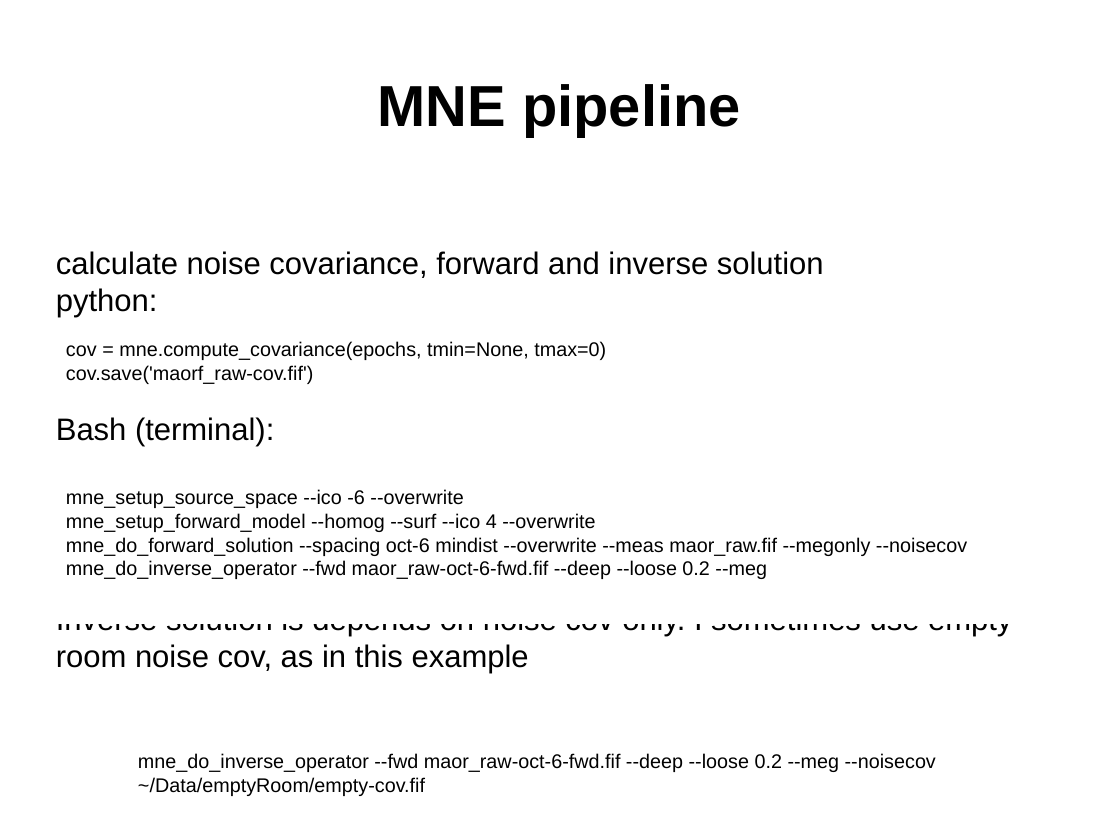
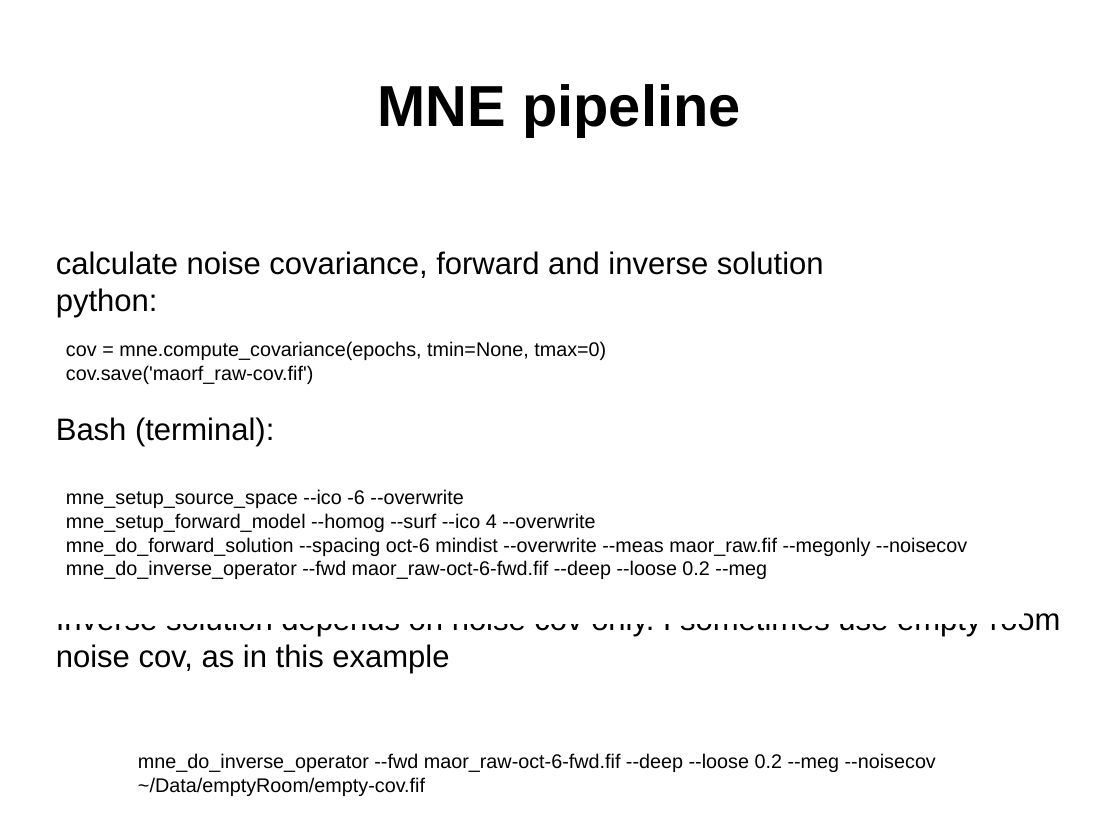
Before and after one commit to yuval-harpaz/MNE4D, a slide deck: slide 9 of docs/MNE_4D_data.pptx. Drawn at 1120x840 pixels with LibreOffice and Linux fonts; fonts in the diff are those of the drawing; background and template pictures are left out. Boxes give left, top, right and bottom in pixels: in the first picture for what was removed or moved away, otherwise in the second. Text is boxed around its words. In the diff, an @@ line names an element or a change of style, - is before the commit and + after.

```diff
--- a/docs/MNE_4D_data.pptx
+++ b/docs/MNE_4D_data.pptx
@@ text at box(56, 613, 1061, 673): text changed @@
-Inverse solution is depends on noise cov only. I sometimes use empty room noise cov, as in this example
+Inverse solution depends on noise cov only. I sometimes use empty room noise cov, as in this example
```
Also in this commit, not shown: 2 other files.
